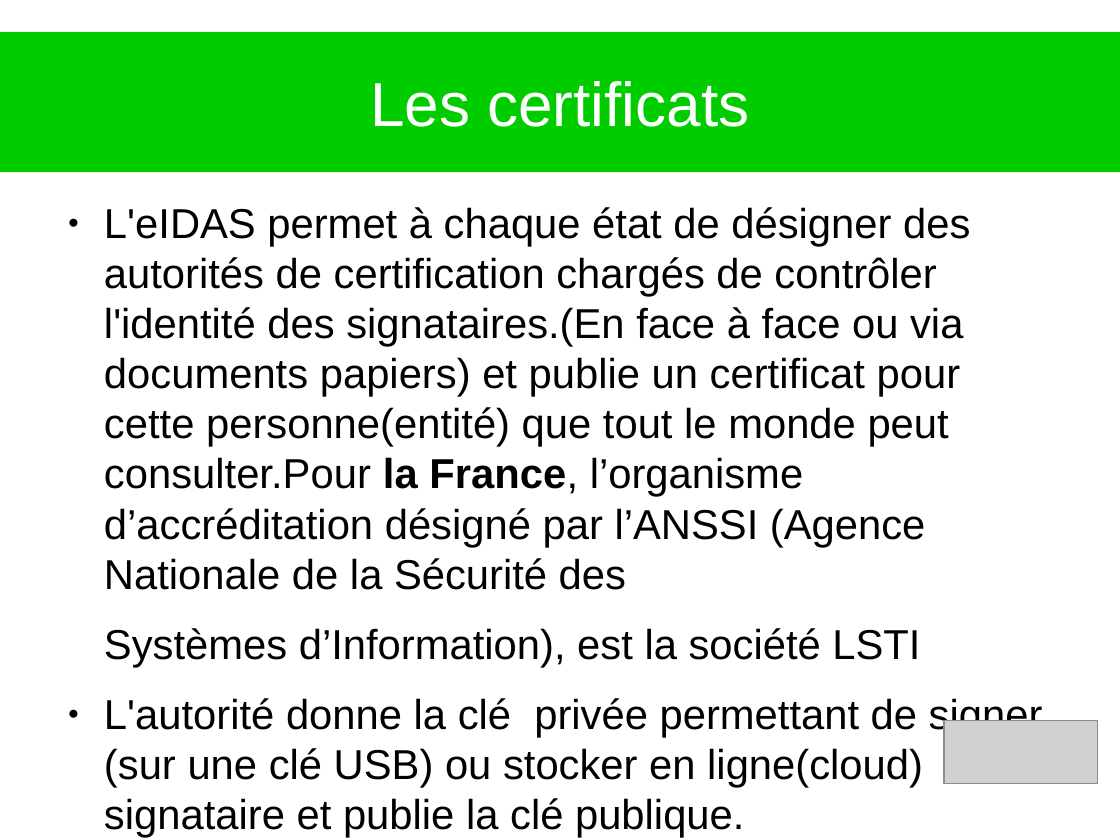
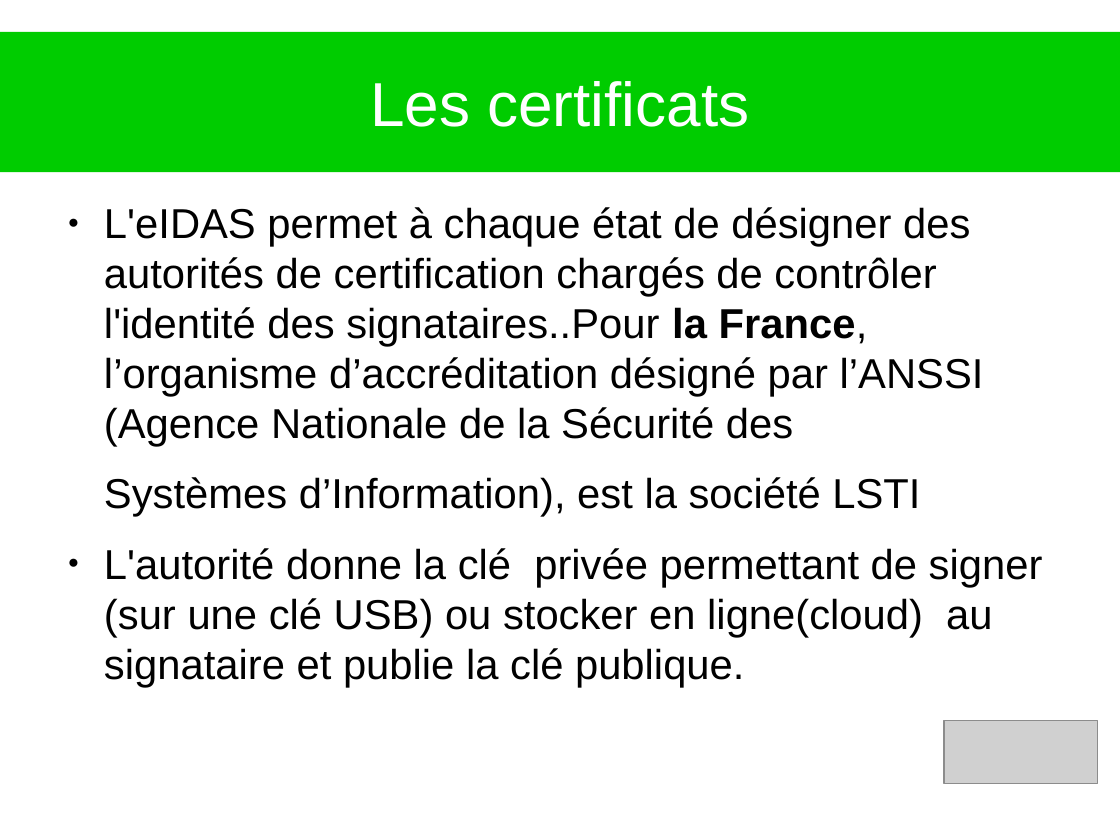
Before and after one commit to heylve/current, a slide deck: slide 6 of Presentations/SignatureElec.odp. Drawn at 1120x840 pixels with LibreOffice and Linux fonts; fonts in the diff are those of the drawing; grey boxes stand for pictures. Boxes give left, top, right and bottom in pixels: in the first picture for what was removed or moved away, otherwise in the second. Text is boxed around its words. In the diff, an @@ line names an element or a change of style, - is before the commit and + after.

```diff
--- a/Presentations/SignatureElec.odp
+++ b/Presentations/SignatureElec.odp
@@ text at bbox=[104, 207, 984, 447]: text changed @@
-● L'eIDAS permet à chaque état de désigner des autorités de certification chargés de contrôler l'identité des signataires.(En face à face ou via documents papiers) et publie un certificat pour cette personne(entité) que tout le monde peut consulter.Pour la France, l’organisme d’accréditation désigné par l’ANSSI (Agence Nationale de la Sécurité des
+● L'eIDAS permet à chaque état de désigner des autorités de certification chargés de contrôler l'identité des signataires..Pour la France, l’organisme d’accréditation désigné par l’ANSSI (Agence Nationale de la Sécurité des
```
Also in this commit, not shown: 11 other files.
